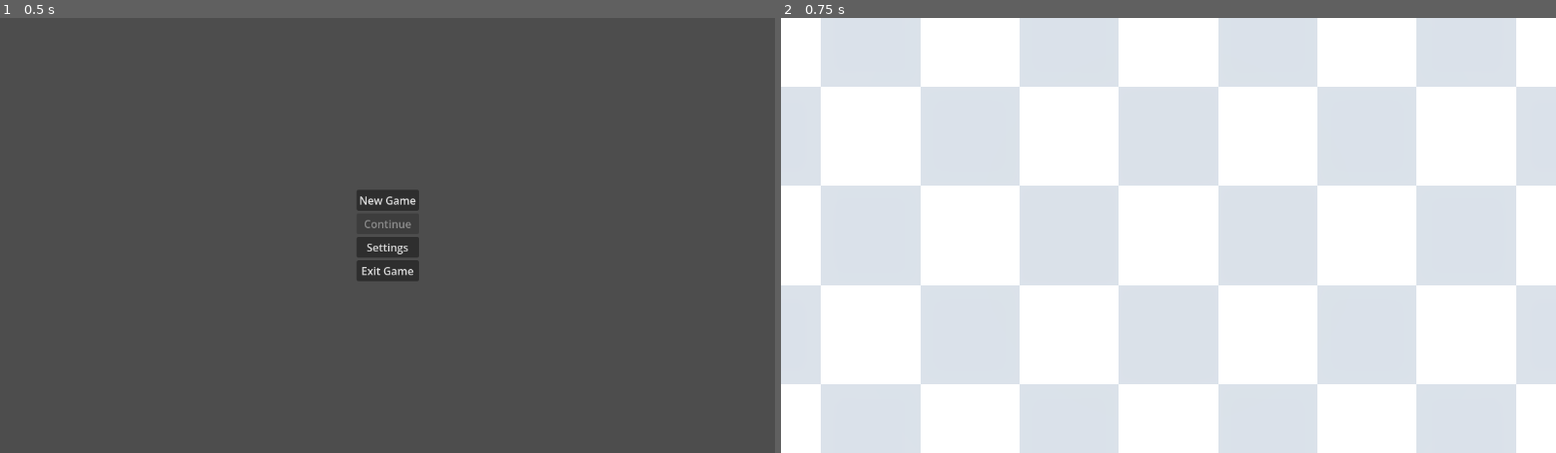
Above: before the commit, frames 1-2 (left to right).
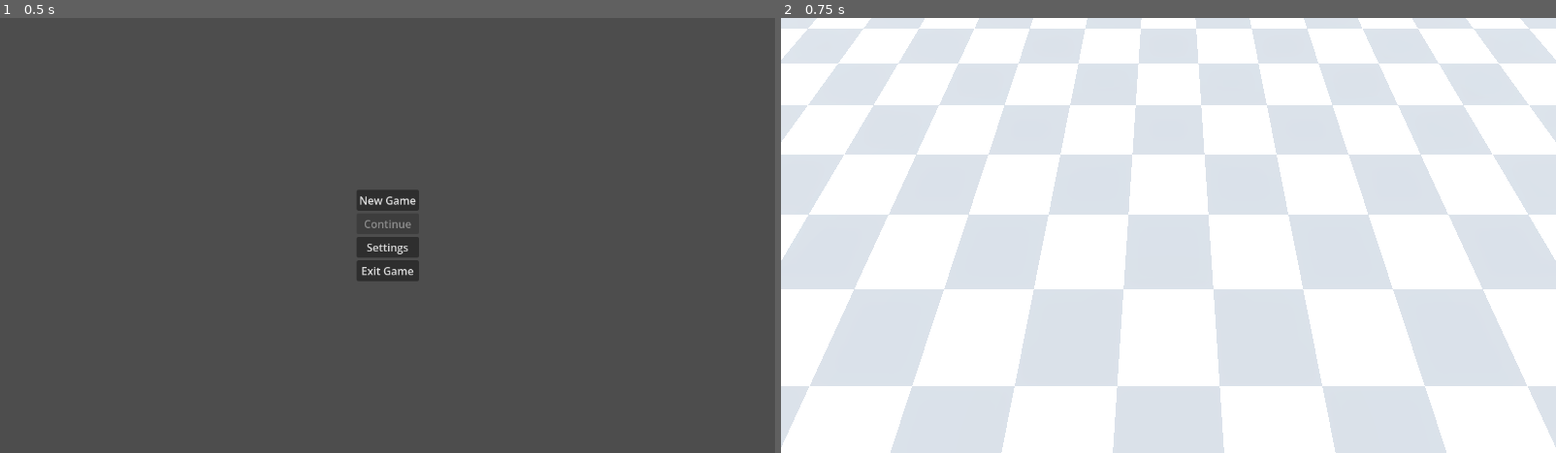
Above: after the commit, the same moments.

Repository: KaschaArtem/Hamlet
Game: Godot game, scene res://scenes/active_scenes/main_menu.tscn
Same seed, same stepped clock (60 frames per second), same inputs: the game is played once before the commit and once after it.
Inputs:
- Up to frame 1 (0.5 s): no input
- Up to frame 2 (0.75 s): click "New Game" at 0.5 s

Frame 1 is identical in both runs. In frame 2, 67% of the frame differs, in the area x 0-100%, y 0-100%.

Commit message:
added camera script

Diff:
--- a/project.godot
+++ b/project.godot
@@ -19,6 +19,10 @@
 
 SceneManager="*uid://c16iybwjkamlr"
 
+[debug]
+
+gdscript/warnings/integer_division=0
+
 [physics]
 
 3d/physics_engine="Jolt Physics"
--- a/scenes/active_scenes/game.tscn
+++ b/scenes/active_scenes/game.tscn
@@ -30,13 +30,16 @@
 shadow_enabled = true
 
 [node name="Camera3D" type="Camera3D" parent="." unique_id=171625142 node_paths=PackedStringArray("ground")]
-transform = Transform3D(1, 0, 0, 0, -4.371139e-08, 1, 0, -1, -4.371139e-08, 3, 2, 3)
+transform = Transform3D(1, 0, 0, 0, 0.49999997, 0.86602545, 0, -0.86602545, 0.49999997, 0, 0, 0)
+projection = 2
 fov = 60.0
+size = 0.06
 script = ExtResource("1_amqpi")
 ground = NodePath("../Ground")
 
-[node name="Ground" type="Node3D" parent="." unique_id=1711545239]
+[node name="Ground" type="Node3D" parent="." unique_id=1711545239 node_paths=PackedStringArray("camera")]
 script = ExtResource("1_r0i7r")
+camera = NodePath("../Camera3D")
 tile_scene = ExtResource("2_amqpi")
 house_scene = ExtResource("4_5uvhb")
 field_scene = ExtResource("3_6djtn")
--- a/scripts/game/camera.gd
+++ b/scripts/game/camera.gd
@@ -1,6 +1,33 @@
 extends Node
+
+const x_offset = 0.0
+const y_offset = 2.0
+const z_offset = 1.5
 
 @export var ground: Node3D
 
-func _ready() -> void:
-	pass
+func get_city_bounds(grid):
+	var n = grid.size()
+	var top = n
+	var bottom = -1
+	var left = n
+	var right = -1
+
+	for i in range(n):
+		for j in range(n):
+			if grid[i][j] > 0:
+				top = min(top, i)
+				bottom = max(bottom, i)
+				left = min(left, j)
+				right = max(right, j)
+
+	return {"top": top, "bottom": bottom, "left": left, "right": right}
+
+
+func update_position():
+	var bounds = get_city_bounds(ground.ground_grid)
+	var x = ((bounds["right"] - bounds["left"]) + bounds["left"]) * 0.5
+	var y = max(bounds["right"] - bounds["left"], bounds["bottom"] - bounds["top"]) * 0.1
+	var z = ((bounds["bottom"] - bounds["top"]) + bounds["top"]) * 0.5
+
+	self.position = Vector3(x_offset + x, y_offset + y, z_offset + z)
--- a/scripts/game/ground.gd
+++ b/scripts/game/ground.gd
@@ -1,8 +1,10 @@
 @tool
 extends Node
 
-const GRID_SIZE = 30
+const GRID_SIZE = 31
 const TILE_SIZE = 0.5
+
+@export var camera: Camera3D
 
 @export var tile_scene: PackedScene
 @export var house_scene: PackedScene
@@ -44,3 +46,7 @@
 			)
 			add_child(tile)
 			apply_chess_color(tile, x, z)
+
+	var center = GRID_SIZE / 2
+	ground_grid[center][center] = 1
+	camera.update_position()
